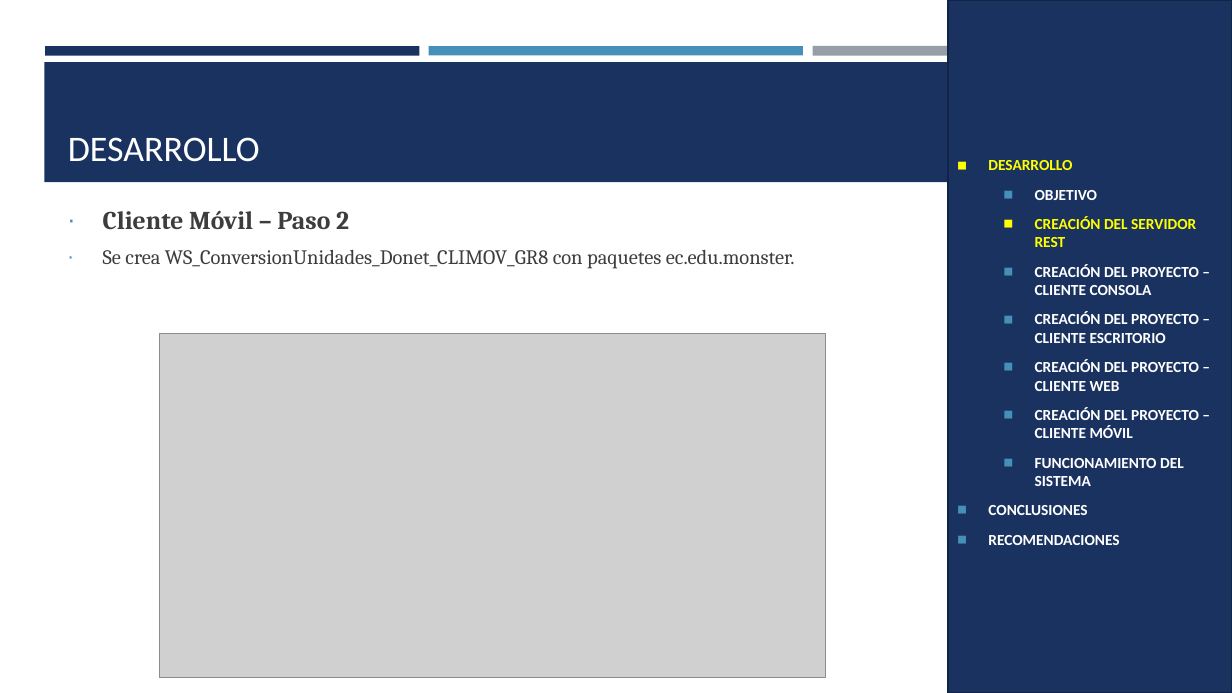
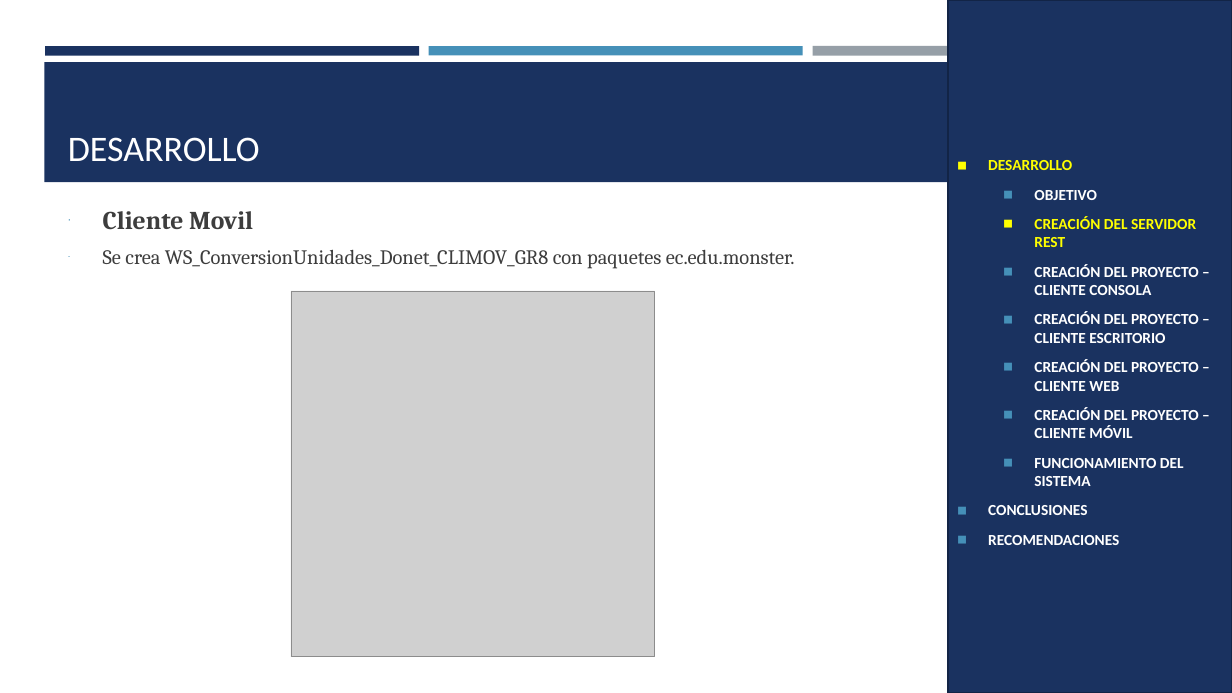
Before and after one commit to Juangranda3424/Arquitectura-Grupo8, a slide deck: slide 42 of Parcial 1/SINBBDD/TI.1.4. PAO202651_SOAP_RESTFUL_DONET_SINBDD_NRC36884_GR 8/05. DOCUMENTACION/PRESENTACION_TI_1_4__SOAP_RESTFUL_sin_BDD_en_DOTNET.pptx (slide 56 before the commit). Drawn at 1232x693 pixels with LibreOffice and Linux fonts; fonts in the diff are those of the drawing; grey boxes stand for pictures. Boxes give left, top, right and bottom in pixels: in the first picture for what was removed or moved away, otherwise in the second. Text is boxed around its words. In the diff, an @@ line names an element or a change of style, - is before the commit and + after.

```diff
--- a/Parcial 1/SINBBDD/TI.1.4. PAO202651_SOAP_RESTFUL_DONET_SINBDD_NRC36884_GR 8/05. DOCUMENTACION/PRESENTACION_TI_1_4__SOAP_RESTFUL_sin_BDD_en_DOTNET.pptx
+++ b/Parcial 1/SINBBDD/TI.1.4. PAO202651_SOAP_RESTFUL_DONET_SINBDD_NRC36884_GR 8/05. DOCUMENTACION/PRESENTACION_TI_1_4__SOAP_RESTFUL_sin_BDD_en_DOTNET.pptx
@@ text at (x1=103, y1=211, x2=253, y2=230): text changed @@
-∙ Cliente Móvil – Paso 2
+∙ Cliente Movil
@@ picture added at (x1=291, y1=291, x2=655, y2=657) @@
@@ picture removed at (x1=160, y1=334, x2=826, y2=678) @@
```
Also in this commit, not shown: 53 other slides changed, 15 slides removed, 1 other file.
